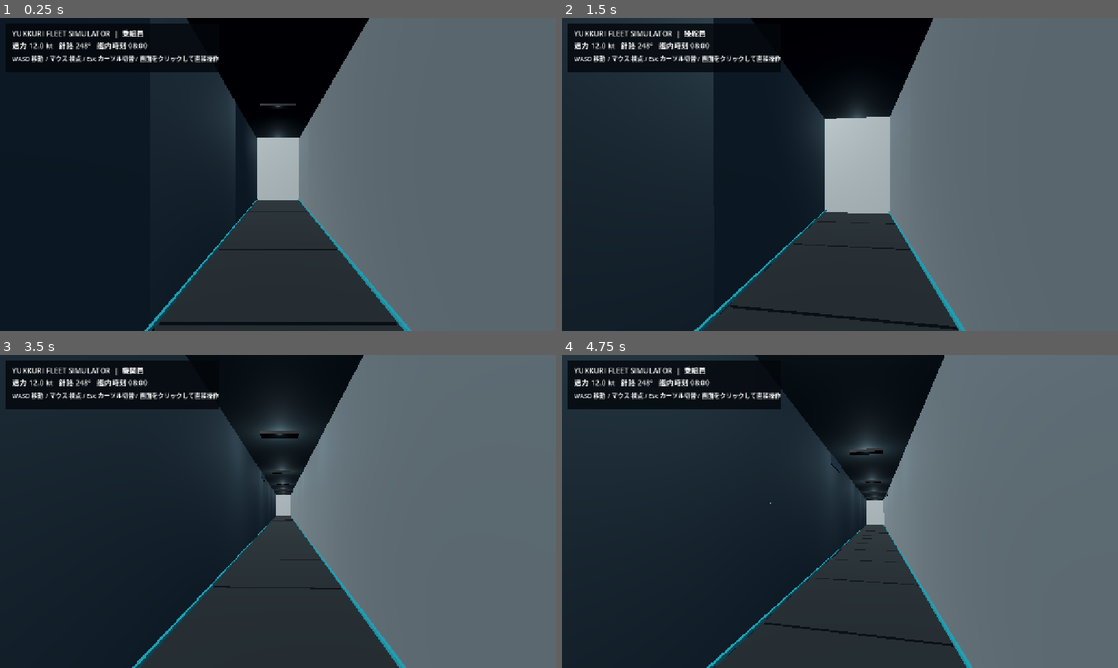
Above: before the commit, frames 1-4 (two rows, left to right).
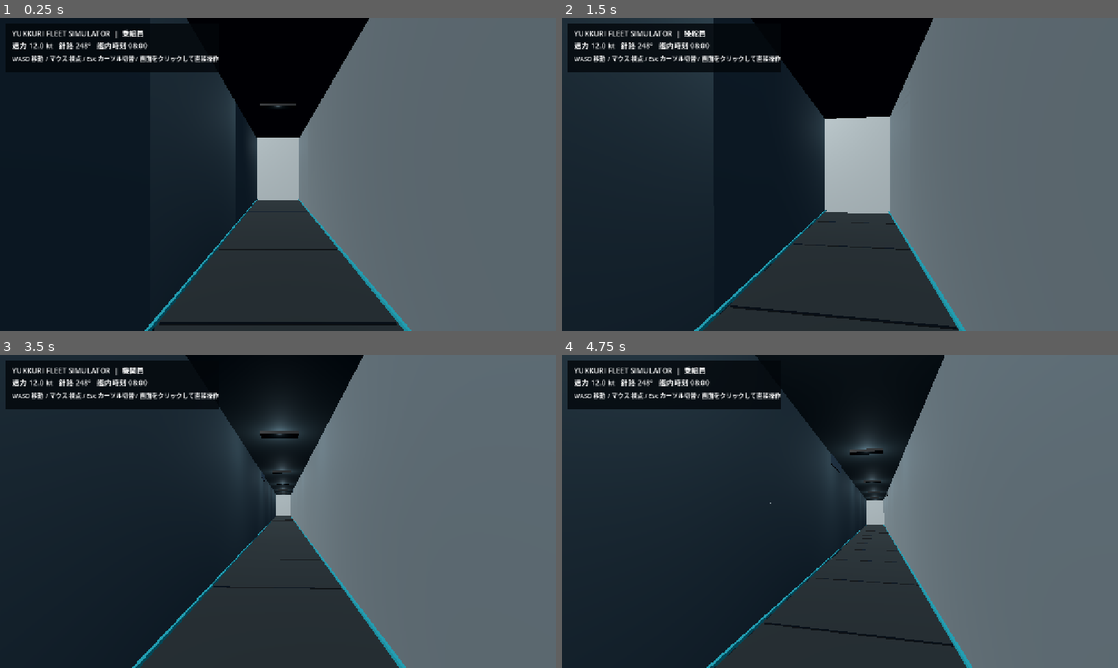
Above: after the commit, the same moments.

Repository: YukkuriP/Yukkuri-FPS-3
Game: Godot game, scene res://scenes/main.tscn
Two runs of this game, one before a commit and one after it. Both use one fixed random seed, a clock stepped at 60 frames per second and the inputs below.
Inputs (mouse positions are in pixels of both pictures, inside the frame that each line leads up to):
- Up to frame 1 (0.25 s): no input
- Up to frame 2 (1.5 s): tap Enter at 0.5 s; move the mouse to (867, 174) at 0.52 s; hold W (fleet_fwd) from 0.53 s (still down); tap 1 at 0.6 s; click (867, 174) at 0.67 s; move the mouse to (812, 174) at 1.27 s; tap 2 at 1.35 s
- Up to frame 3 (3.5 s): keep holding W (fleet_fwd); move the mouse to (289, 505) at 2.02 s; tap 3 at 2.1 s; move the mouse to (272, 517) at 2.77 s; tap 4 at 2.85 s; click (272, 517) at 2.92 s
- Up to frame 4 (4.75 s): keep holding W (fleet_fwd); move the mouse to (878, 514) at 3.52 s; tap 5 at 3.6 s; move the mouse to (795, 508) at 4.27 s; tap 6 at 4.35 s

The runs differ from the first frame. In frame 1, 0.1% of the frame differs, in the area x 46-54%, y 34-39%; in frame 2, 0.5%, in the area x 47-59%, y 24-33%; in frame 3, less than 0.1%; in frame 4, nothing differs.
Error before the commit: Parse Error: Cannot infer the type of "a" variable because the value doesn't have a set type. (res://scripts/visual_upgrade.gd:66)

Commit message:
Fix inferred integer types in hull mesh generation

Diff:
--- a/scripts/visual_upgrade.gd
+++ b/scripts/visual_upgrade.gd
@@ -63,10 +63,10 @@
 	var indices:=PackedInt32Array()
 	for ring in range(sections.size()-1):
 		for edge in [1,2,3]:
-			var a:=ring*4+edge
-			var b:=ring*4+((edge+1)%4)
-			var c:=(ring+1)*4+((edge+1)%4)
-			var d:=(ring+1)*4+edge
+			var a: int = ring * 4 + edge
+			var b: int = ring * 4 + ((edge + 1) % 4)
+			var c: int = (ring + 1) * 4 + ((edge + 1) % 4)
+			var d: int = (ring + 1) * 4 + edge
 			indices.append_array(PackedInt32Array([a,b,c,a,c,d]))
 	indices.append_array(PackedInt32Array([0,3,2,0,2,1]))
 	var last:int=(sections.size()-1)*4
